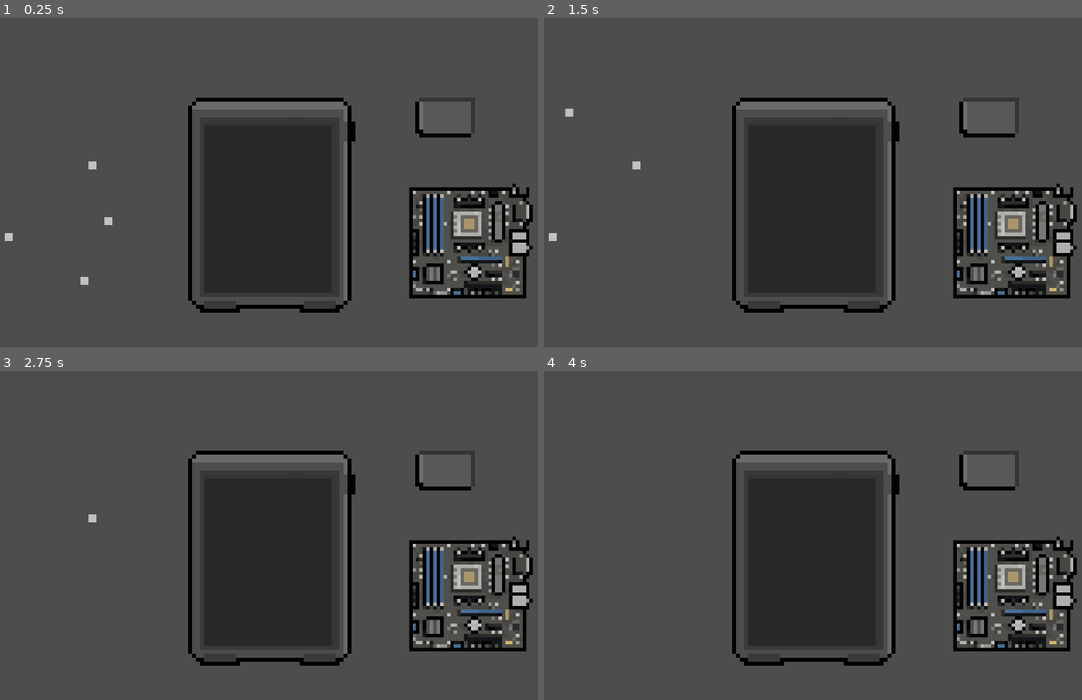
Above: before the commit, frames 1-4 (two rows, left to right).
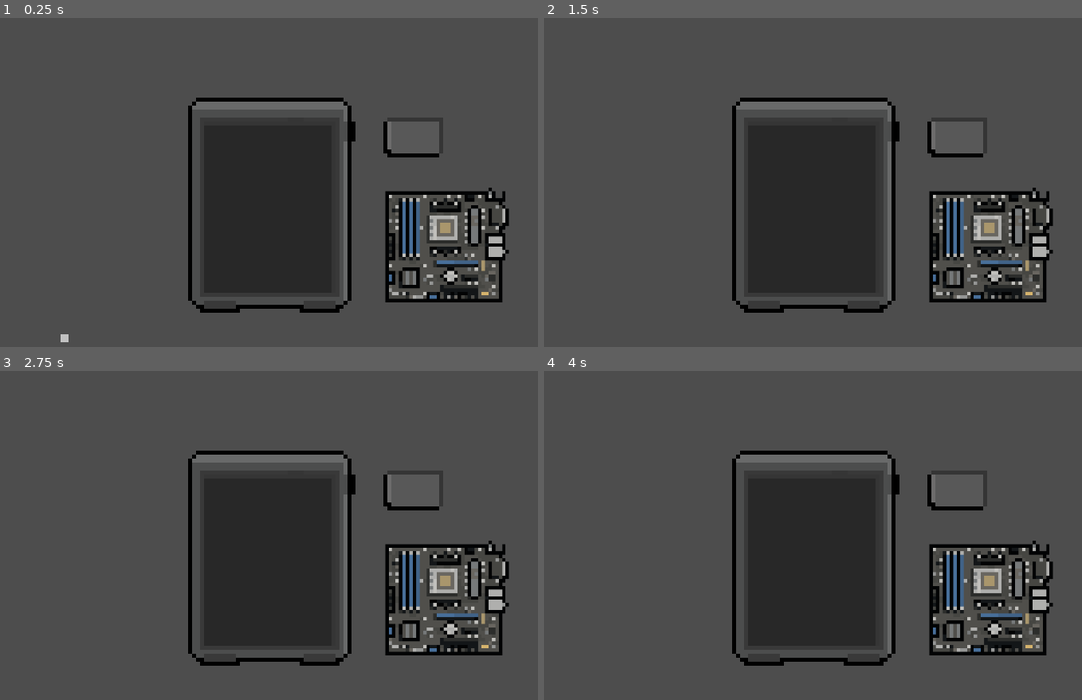
Above: after the commit, the same moments.

Repository: Raikosuu/Full-Tech-Panic_Public
Game: Godot game, scene res://scenes/minigame_1_v_2.tscn
Same seed, same stepped clock (60 frames per second), same inputs: the game is played once before the commit and once after it. This scene is started directly instead of the project's main scene.
Inputs (mouse positions are in pixels of both pictures, inside the frame that each line leads up to):
- Up to frame 1 (0.25 s): no input
- Up to frame 2 (1.5 s): tap Enter at 0.5 s; drag from (630, 281) to (813, 208) at 0.52 s; tap Space at 1.25 s; drag from (651, 221) to (813, 208) at 1.27 s
- Up to frame 3 (2.75 s): tap Enter at 2 s; move the mouse to (10, 591) at 2.02 s; hold D (move_right) from 2.03 s (still down); click (10, 591) at 2.17 s
- Up to frame 4 (4 s): release D (move_right) at 2.75 s; tap Space at 2.75 s; drag from (635, 519) to (856, 489) at 2.77 s; tap Enter at 3.5 s; move the mouse to (1006, 604) at 3.52 s; hold A (move_left) from 3.53 s (still down); click (1006, 604) at 3.67 s

The runs differ from the first frame. In frame 1, 7.4% of the frame differs, in the area x 0-100%, y 25-99%; in frame 2, 7.4%; in frame 3, 7.3%; in frame 4, 7.2%.

Commit message:
Revert "Made scripts for screw and panel"
This reverts commit e0d0e4f6fbc64ba3dcebda8abdba27cf232b7961.

Diff:
--- a/scenes/minigame_1_v_2.tscn
+++ b/scenes/minigame_1_v_2.tscn
@@ -16,11 +16,11 @@
 [node name="SU_main" parent="." instance=ExtResource("1_xsi8y")]
 
 [node name="MoBo" parent="." instance=ExtResource("1_8f04i")]
-position = Vector2(50, 11)
+position = Vector2(44, 12)
 script = ExtResource("3_cn6rf")
 
 [node name="SU_Battery" parent="." instance=ExtResource("3_ebvq3")]
-position = Vector2(44, -20)
+position = Vector2(36, -15)
 script = ExtResource("5_fpq7e")
 
 [node name="snapzones" type="Node2D" parent="."]
@@ -39,13 +39,4 @@
 [node name="Screws" type="Node2D" parent="."]
 
 [node name="Screws" parent="Screws" instance=ExtResource("7_s6qws")]
-position = Vector2(-47, 21)
-
-[node name="Screws2" parent="Screws" instance=ExtResource("7_s6qws")]
-position = Vector2(-41, 6)
-
-[node name="Screws3" parent="Screws" instance=ExtResource("7_s6qws")]
-position = Vector2(-66, 10)
-
-[node name="Screws4" parent="Screws" instance=ExtResource("7_s6qws")]
-position = Vector2(-45, -8)
+position = Vector2(-52, 7)
--- a/scenes/screws.tscn
+++ b/scenes/screws.tscn
@@ -1,13 +1,11 @@
-[gd_scene load_steps=4 format=3 uid="uid://ccxttvxg0gs8"]
+[gd_scene load_steps=3 format=3 uid="uid://ccxttvxg0gs8"]
 
 [ext_resource type="Texture2D" uid="uid://ed782i1hjv0p" path="res://assets/Computer parts/SystemUnit/SU_Screw.png" id="1_ktxl3"]
-[ext_resource type="Script" uid="uid://iwn0en6xyp1y" path="res://scripts/screw.gd" id="1_x8gdb"]
 
 [sub_resource type="RectangleShape2D" id="RectangleShape2D_x8gdb"]
 size = Vector2(2, 2)
 
 [node name="Screws" type="RigidBody2D"]
-script = ExtResource("1_x8gdb")
 
 [node name="SuScrew" type="Sprite2D" parent="."]
 texture = ExtResource("1_ktxl3")
--- a/scenes/su_panel.tscn
+++ b/scenes/su_panel.tscn
@@ -1,13 +1,11 @@
-[gd_scene load_steps=4 format=3 uid="uid://bcg8ruhd4vc5n"]
+[gd_scene load_steps=3 format=3 uid="uid://bcg8ruhd4vc5n"]
 
-[ext_resource type="Script" uid="uid://bfkqm4eweiu23" path="res://scripts/panel.gd" id="1_adlao"]
 [ext_resource type="Texture2D" uid="uid://ch5wvsfuxxk8l" path="res://assets/Computer parts/SystemUnit/SU_Panel.png" id="1_g5wu7"]
 
 [sub_resource type="RectangleShape2D" id="RectangleShape2D_adlao"]
 size = Vector2(35, 45)
 
 [node name="SU_panel" type="RigidBody2D"]
-script = ExtResource("1_adlao")
 
 [node name="Sprite2D" type="Sprite2D" parent="."]
 texture = ExtResource("1_g5wu7")
--- a/scripts/panel.gd
+++ /dev/null
@@ -1,76 +0,0 @@
-extends "res://scripts/drag_cont.gd"
-
-# Assign all 4 screw nodes in the Inspector
-@export var screw_1: RigidBody2D
-@export var screw_2: RigidBody2D
-@export var screw_3: RigidBody2D
-@export var screw_4: RigidBody2D
-
-# Emitted when all screws are back in and the panel locks
-signal panel_locked
-# Emitted when the panel is unlocked (first screw popped)
-signal panel_unlocked
-
-var _screws: Array = []
-var _screws_in: int = 0
-
-func _ready() -> void:
-	super._ready() if super.has_method("_ready") else null
-
-	_screws = [screw_1, screw_2, screw_3, screw_4]
-
-	for screw in _screws:
-		if screw == null:
-			push_warning("panel.gd: A screw export is not assigned in the Inspector.")
-			continue
-		# Listen for screwed_in signal from each screw
-		screw.screwed_in.connect(_on_screw_screwed_in)
-		# Listen for when a screw pops off so we can unlock the panel
-		screw.released.connect(_on_screw_released)
-
-	# Count how many start already screwed in
-	_screws_in = 0
-	for screw in _screws:
-		if screw != null and screw.is_screwed():
-			_screws_in += 1
-
-	_update_lock()
-
-# ── Screw callbacks ───────────────────────────────────────────────────────────
-
-func _on_screw_screwed_in() -> void:
-	_screws_in += 1
-	_update_lock()
-
-func _on_screw_released(_component) -> void:
-	# Only care if this reduces the screwed-in count
-	# Re-count from source of truth to stay accurate
-	var prev := _screws_in
-	_screws_in = 0
-	for screw in _screws:
-		if screw != null and screw.is_screwed():
-			_screws_in += 1
-
-	if prev == _screws.size() and _screws_in < _screws.size():
-		# Was fully locked, now isn't
-		_set_locked(false)
-		emit_signal("panel_unlocked")
-
-# ── Lock logic ────────────────────────────────────────────────────────────────
-
-func _update_lock() -> void:
-	if _screws_in >= _screws.size():
-		_set_locked(true)
-		emit_signal("panel_locked")
-	else:
-		_set_locked(false)
-
-func _set_locked(locked: bool) -> void:
-	# Prevent drag_cont.gd from picking up the panel while locked
-	snapped = locked
-	if locked:
-		freeze_mode = RigidBody2D.FREEZE_MODE_KINEMATIC
-		freeze = true
-		linear_velocity = Vector2.ZERO
-	else:
-		freeze = false
--- a/scripts/screw.gd
+++ /dev/null
@@ -1,165 +0,0 @@
-extends RigidBody2D
-
-# How hard the screw pops off
-@export var pop_force: float = 300.0
-# How fast it spins when flying
-@export var spin_force: float = 25.0
-# The Y position of your world boundary (set this to match your boundary)
-@export var boundary_y: float = 200.0
-
-# Emitted when the screw is snapped back into place (screwed in)
-signal screwed_in
-# Required by snap_zone.gd - emitted when released so the snap zone can react
-signal released(component)
-
-var _screwed: bool = true
-var _settled: bool = false
-var _snapped: bool = false
-var _snap_target: Vector2 = Vector2.ZERO
-
-# For touch/drag support (mirrors drag_cont.gd behaviour)
-var is_grabbed: bool = false
-var touch_index: int = -1
-var drag_offset: Vector2 = Vector2.ZERO
-
-func _ready() -> void:
-	# Start frozen so it sits on the PC
-	freeze = true
-	gravity_scale = 0.0
-	input_pickable = true
-
-func _process(_delta: float) -> void:
-	# If snapped, hold position every frame so physics can't fight it
-	if _snapped:
-		global_position = _snap_target
-		return
-
-	if is_grabbed:
-		var still_held := false
-		if touch_index == -1:
-			still_held = Input.is_mouse_button_pressed(MOUSE_BUTTON_LEFT)
-		else:
-			still_held = true
-
-		if not still_held:
-			_release()
-			return
-
-		var target_pos: Vector2
-		if touch_index == -1:
-			target_pos = get_global_mouse_position() - drag_offset
-		else:
-			target_pos = get_viewport().get_touch_position(touch_index) - drag_offset
-		var direction := target_pos - global_position
-		linear_velocity = direction * 15
-
-func _input_event(_viewport: Viewport, event: InputEvent, _shape_idx: int) -> void:
-	if _snapped:
-		return
-
-	# --- Tap while screwed in: pop off ---
-	if _screwed and not is_grabbed:
-		var tapped := false
-		if event is InputEventScreenTouch and event.pressed:
-			tapped = true
-		elif event is InputEventMouseButton and event.button_index == MOUSE_BUTTON_LEFT and event.pressed:
-			tapped = true
-		if tapped:
-			_pop_off()
-			return
-
-	# --- After settling: allow drag to pick up, same as drag_cont.gd ---
-	if _settled and not is_grabbed:
-		if event is InputEventMouseButton and event.button_index == MOUSE_BUTTON_LEFT and touch_index == -1:
-			if event.pressed:
-				var local_pos := to_local(get_global_mouse_position())
-				if _is_point_inside(local_pos):
-					drag_offset = local_pos
-					_grab()
-		elif event is InputEventScreenTouch:
-			if event.pressed and not is_grabbed:
-				var local_pos := to_local(event.position)
-				if _is_point_inside(local_pos):
-					touch_index = event.index
-					drag_offset = local_pos
-					_grab()
-			elif not event.pressed and event.index == touch_index:
-				touch_index = -1
-				_release()
-
-func _physics_process(_delta: float) -> void:
-	if _screwed or _settled or _snapped or is_grabbed:
-		return
-
-	# Settle at world boundary
-	if global_position.y >= boundary_y:
-		global_position.y = boundary_y
-		linear_velocity = Vector2.ZERO
-		angular_velocity = 0.0
-		freeze = true
-		gravity_scale = 0.0
-		_settled = true
-
-# ── Internal helpers ──────────────────────────────────────────────────────────
-
-func _pop_off() -> void:
-	_screwed = false
-	freeze = false
-	gravity_scale = 1.0
-
-	var angle := randf_range(-PI, PI)
-	var direction := Vector2(cos(angle), sin(angle) - 1.0).normalized()
-	apply_central_impulse(direction * pop_force)
-	apply_torque_impulse(randf_range(-spin_force, spin_force))
-
-func _grab() -> void:
-	is_grabbed = true
-	_settled = false
-	freeze = false
-	gravity_scale = 0.0
-	linear_velocity = Vector2.ZERO
-
-func _release() -> void:
-	is_grabbed = false
-	emit_signal("released", self)
-
-func _is_point_inside(local_pos: Vector2) -> bool:
-	for child in get_children():
-		if child is CollisionShape2D and child.shape:
-			var shape = child.shape
-			if shape is CircleShape2D:
-				return local_pos.length() <= shape.radius
-			elif shape is RectangleShape2D:
-				return Rect2(-shape.size / 2, shape.size).has_point(local_pos)
-	return false
-
-# ── Called by snap_zone.gd ────────────────────────────────────────────────────
-
-# snap_zone.gd calls snap(global_position) when the screw overlaps the zone
-func snap(target_position: Vector2) -> void:
-	_snapped = true
-	_screwed = true
-	is_grabbed = false
-	linear_velocity = Vector2.ZERO
-	angular_velocity = 0.0
-	gravity_scale = 0.0
-	freeze_mode = RigidBody2D.FREEZE_MODE_KINEMATIC
-	freeze = true
-	_snap_target = target_position
-	global_position = _snap_target
-	emit_signal("screwed_in")
-
-# snap_zone.gd calls drop() when the screw is released outside the zone
-func drop() -> void:
-	_snapped = false
-	_screwed = false
-	gravity_scale = 1.0
-	freeze = false
-
-# ── Public helpers ────────────────────────────────────────────────────────────
-
-func is_settled() -> bool:
-	return _settled
-
-func is_screwed() -> bool:
-	return _screwed
Not shown, removed: scripts/panel.gd.uid
Not shown, removed: scripts/screw.gd.uid
